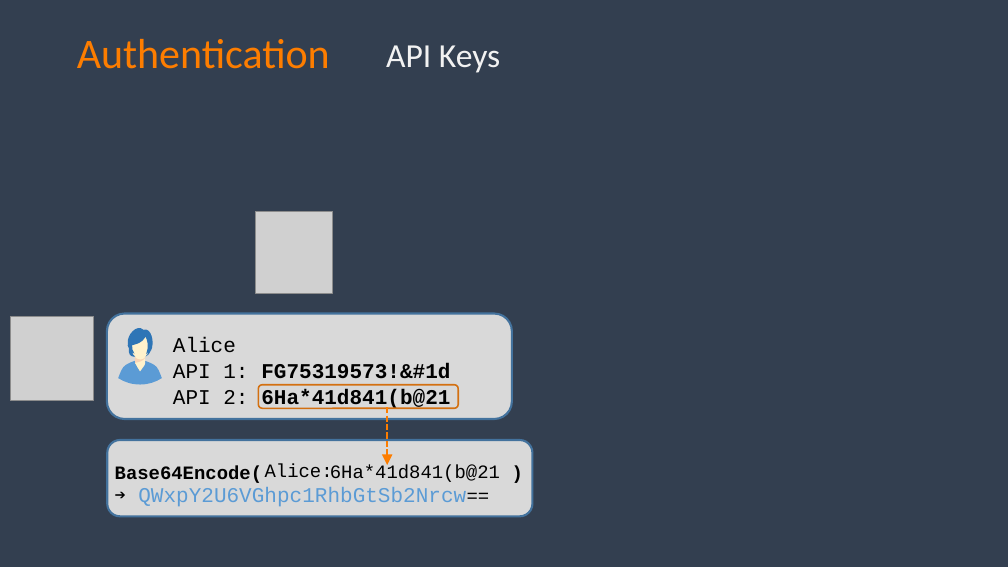
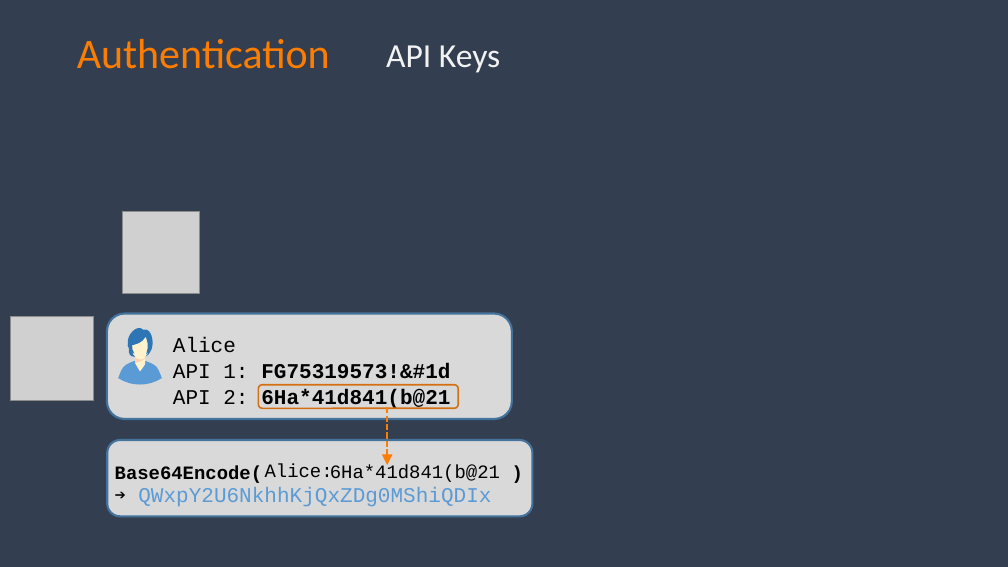
Before and after one commit to spetryjohnson/talk-PracticalAuthForDevs, a slide deck: slide 43 of Authentication for Non-Developers.pptx. Drawn at 1008x567 pixels with LibreOffice and Linux fonts; fonts in the diff are those of the drawing; grey boxes stand for pictures; background and template pictures are left out. Boxes give left, top, right and bottom in pixels: in the first picture for what was removed or moved away, otherwise in the second. Text is boxed around its words. In the diff, an @@ line names an element or a change of style, - is before the commit and + after.

```diff
--- a/Authentication for Non-Developers.pptx
+++ b/Authentication for Non-Developers.pptx
@@ picture: place and size @@
-picture at (256, 211, 333, 293)
+picture at (123, 211, 200, 293)
@@ text at (138, 487, 491, 507): text changed @@
-QWxpY2U6VGhpc1RhbGtSb2Nrcw==
+QWxpY2U6NkhhKjQxZDg0MShiQDIx
```
Also in this commit, not shown: 1 slide added, 3 slides removed.
